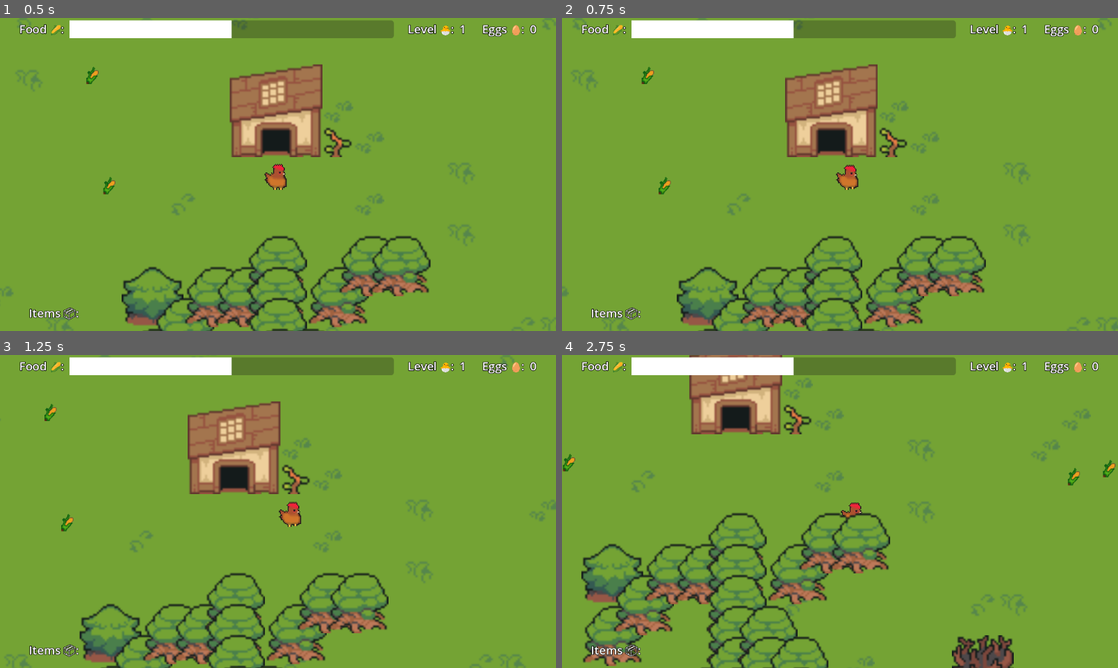
Above: before the commit, frames 1-4 (two rows, left to right).
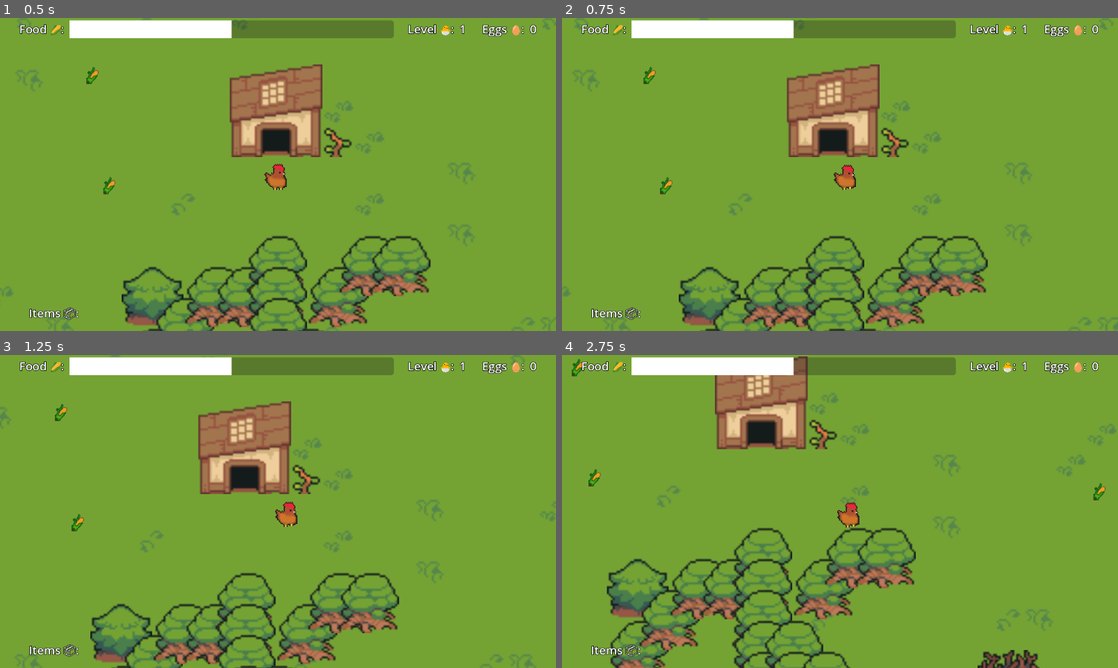
Above: after the commit, the same moments.

Repository: jackfruitgames/chickeeen
Game: Godot game, scene res://scenes/outdoors/outdoors.tscn
Same seed, same stepped clock (60 frames per second), same inputs: the game is played once before the commit and once after it.
Inputs:
- Up to frame 1 (0.5 s): no input
- Up to frame 2 (0.75 s): tap Enter at 0.5 s; hold Right (move_right) from 0.53 s (still down); tap Space (sprint) at 0.6 s
- Up to frame 3 (1.25 s): keep holding Right (move_right)
- Up to frame 4 (2.75 s): release Right (move_right) at 1.28 s; hold Down (move_down) 1.28-2.03 s; tap E (lay_egg) at 1.35 s; tap Space (sprint) at 1.55, 2.3 s; hold Right (move_right) from 2.03 s (still down); tap Q (sleep) at 2.1 s

Frame 1 is identical in both runs. In frame 2, 4.4% of the frame differs, in the area x 1-85%, y 1-100%; in frame 3, 11%; in frame 4, 20%, in the area x 0-100%, y 0-100%.

Commit message:
Make leveling nicer

Diff:
--- a/scenes/chicken/chickenMovement.gd
+++ b/scenes/chicken/chickenMovement.gd
@@ -3,6 +3,7 @@
 var speed: float = 2500.0
 var sprinting: bool = false
 var map: TileMap = null
+var original_speed: float = 0
 
 const WATER_TILE_TERRAIN: int = 2
 const SWIMMING = preload("res://assets/chicken/Chicken-half.png")
@@ -30,7 +31,7 @@
 		GameState.is_in_water = false
 
 func _physics_process(delta: float):
-	var real_speed = speed * delta * clamp(GameState.level, 1, 3)
+	var real_speed = speed * delta * (clamp(GameState.level, 1, 3) * 0.75)
 	var input_direction = Input.get_vector("move_left", "move_right", "move_up", "move_down")
 
 	if GameState.is_in_water:
@@ -48,7 +49,8 @@
 	# sprint
 	if Input.is_action_just_pressed("sprint") && !sprinting && GameState.has_sprint:
 		sprinting = true
-		speed = speed * 2
+		original_speed = speed
+		speed = speed * ((clamp(GameState.level, 4, 6) - 2) * 0.5)
 		$AnimationPlayer.stop()
 		$AnimationPlayer.play("backflip")
 		$SprintTimer.start()
@@ -59,6 +61,6 @@
 func _on_sprint_timer_timeout():
 	$SprintTimer.stop()
 	sprinting = false
-	speed = speed / 2
+	speed = original_speed
 	$AnimationPlayer.stop()
 	$AnimationPlayer.play("chicken_default")
